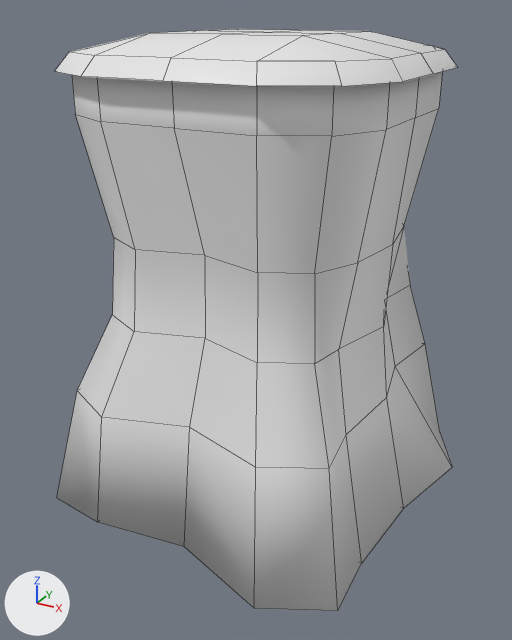
Two versions of the FBX model Assets/Prefabs/Tiles/Models/Tile_0.fbx, one commit apart.
Both versions are drawn from a 50 mm lens placed at (2.5, -4.65, 3.7), pointed at (0.02, -0.15, 1.45). Arrows for +X, +Y and +Z are at lower left; the lights stay in place. Mesh edges are drawn as thin lines.

Objects in the first picture: '0'.
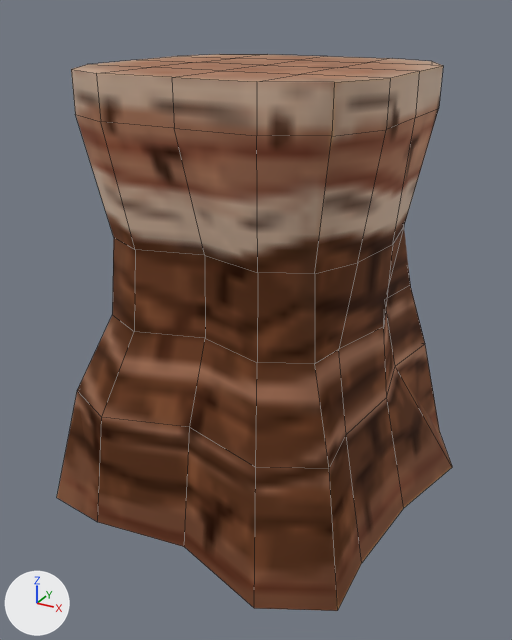
Where the newer file only moved an object's origin or applied its transform, the numbers keep the older frame.

Where the change shows, as pixel boxes (x1, y1, x2, y2) in the pictures (512 x 640 px):
'0', reshaped
    before: (54, 29, 458, 611)
    after: (57, 54, 452, 611)
part 1 of me_cube_015, deleted
    before: (54, 29, 458, 86)
part 2 of me_cube_015, recoloured (grey to brown)
    both: (57, 71, 452, 611)

The change, as a diff of the scene's bpy script:
```diff
--- a/Assets/Prefabs/Tiles/Models/Tile_0.fbx.py
+++ b/Assets/Prefabs/Tiles/Models/Tile_0.fbx.py
@@ img_0_png @@
+img_0_png = load_image('0.png', '../Textures/0.png', 128, 128, 'sRGB')
@@ mat_0 @@
+mat_0 = principled_material('0')
+mat_0.texture = img_0_png
+mat_0.metallic = 1.0
+mat_0.roughness = 0.8
@@ me_cube_015 @@
 # used by ob_0; location = (0.0, 0.0, 0.0)
-me_cube_015.from_pydata(...)  # 155 vertices, 144 faces; spans x -1.5..1.5, y -1.5..1.5, z 0.0..3.55
+me_cube_015.from_pydata(...)  # 105 vertices, 96 faces; spans x -1.5..1.5, y -1.5..1.5, z 0.0..3.33
+# me_cube_015 part 1: the loose piece of 41 vertices spanning x -1.21..1.21, y -1.21..1.21, z 3.32..3.55 is deleted
+# me_cube_015 part 2: 96 faces spanning x -1.5..1.5, y -1.5..1.5, z 0.0..3.33 switch from no material to mat_0 (picture img_0_png)
```
